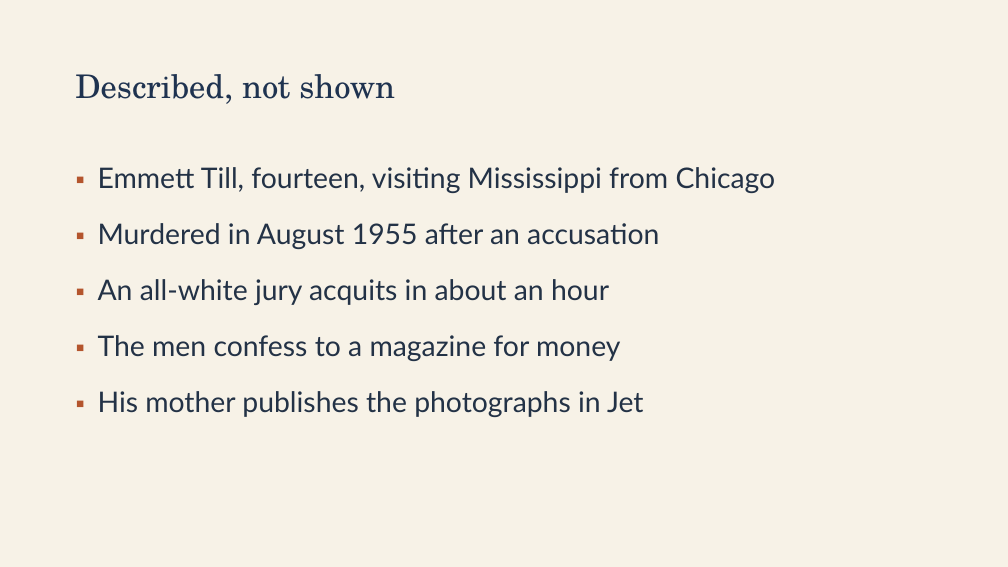
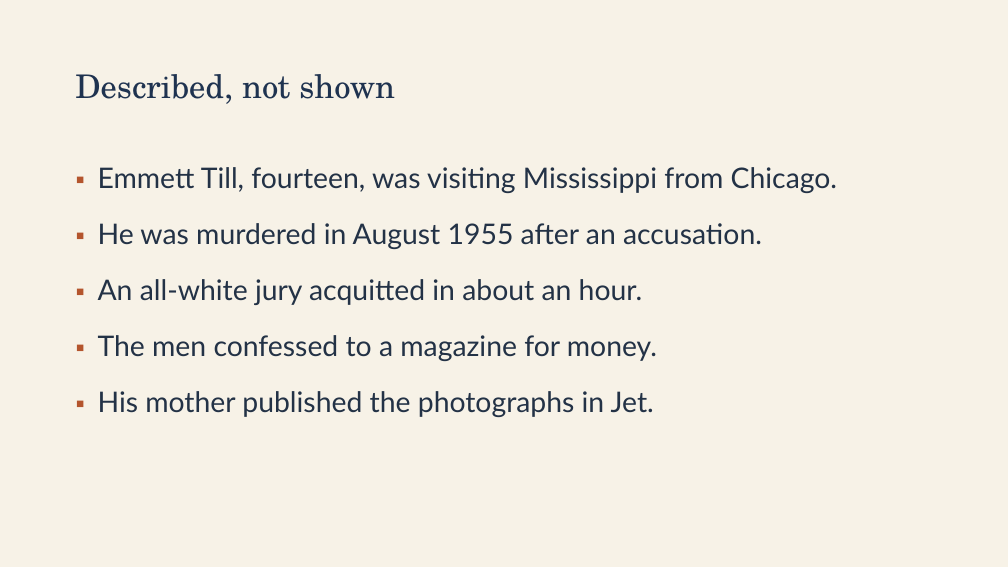
Before and after one commit to ab17gthb/humanities-curriculum-group, a slide deck: slide 12 of civil-rights/lesson-03/lesson-03-slides.pptx. Drawn at 1008x567 pixels with LibreOffice and Linux fonts; fonts in the diff are those of the drawing. Boxes give left, top, right and bottom in pixels: in the first picture for what was removed or moved away, otherwise in the second. Text is boxed around its words. In the diff, an @@ line names an element or a change of style, - is before the commit and + after.

```diff
--- a/civil-rights/lesson-03/lesson-03-slides.pptx
+++ b/civil-rights/lesson-03/lesson-03-slides.pptx
@@ text at [98, 167, 837, 417]: text changed @@
-▪ Emmett Till, fourteen, visiting Mississippi from Chicago
-▪ Murdered in August 1955 after an accusation
-▪ An all-white jury acquits in about an hour
-▪ The men confess to a magazine for money
-▪ His mother publishes the photographs in Jet
+▪ Emmett Till, fourteen, was visiting Mississippi from Chicago.
+▪ He was murdered in August 1955 after an accusation.
+▪ An all-white jury acquitted in about an hour.
+▪ The men confessed to a magazine for money.
+▪ His mother published the photographs in Jet.
```
Also in this commit, not shown: 7 other slides changed, 6 other files.
